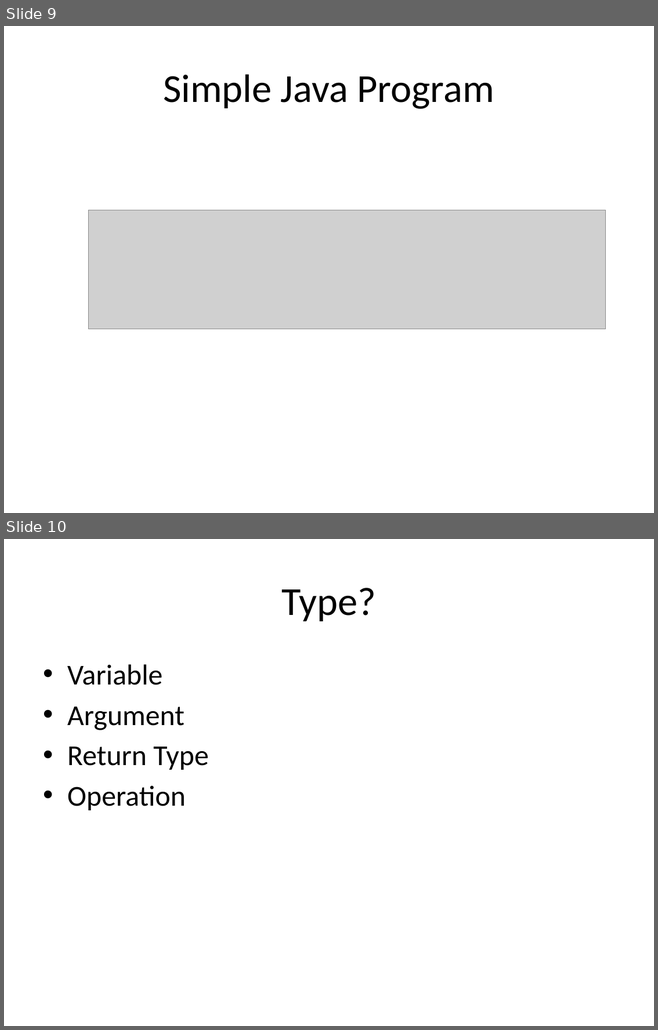
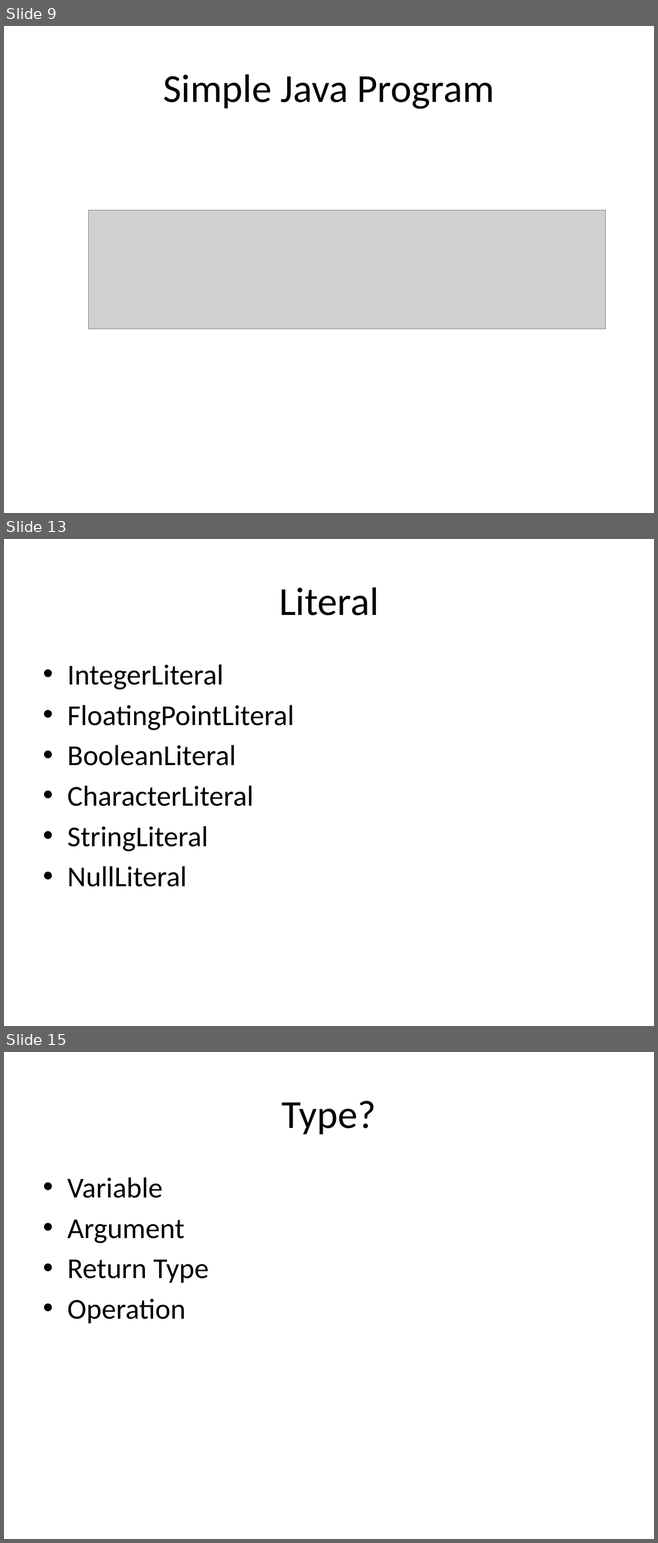
Before and after one commit to milhcbt/oot-aide, a slide deck: src/main/resources/Dasar-Dasar Pemograman Java.pptx. Shown one above the other, each under a label of ours: slides 9 and 10 before the commit, slides 9, 13 and 15 after it; the slides between them are not shown. The pictures are 658x1030 and 658x1543 pixels, drawn with LibreOffice and Linux fonts; fonts in the diff are those of the drawing; grey boxes stand for pictures. Boxes give left, top, right and bottom in pixels: in the first picture for what was removed or moved away, otherwise in the second. Text is boxed around its words. In the diff, an @@ line names an element or a change of style, - is before the commit and + after.

```diff
--- a/src/main/resources/Dasar-Dasar Pemograman Java.pptx
+++ b/src/main/resources/Dasar-Dasar Pemograman Java.pptx
@@ slide 13 added at (4,539,654,1026), background #FFFFFF @@
@@ title added at (279,587,379,616), 44 pt, text #000000 @@
+Literal
@@ text added at (67,664,294,887), 32 pt, text #000000 @@
+• IntegerLiteral
+• FloatingPointLiteral
+• BooleanLiteral
+• CharacterLiteral
+• StringLiteral
+• NullLiteral
@@ what was slide 10 is now slide 15 @@
```
Also in this commit, not shown: 3 slides changed, 11 other slides added.
